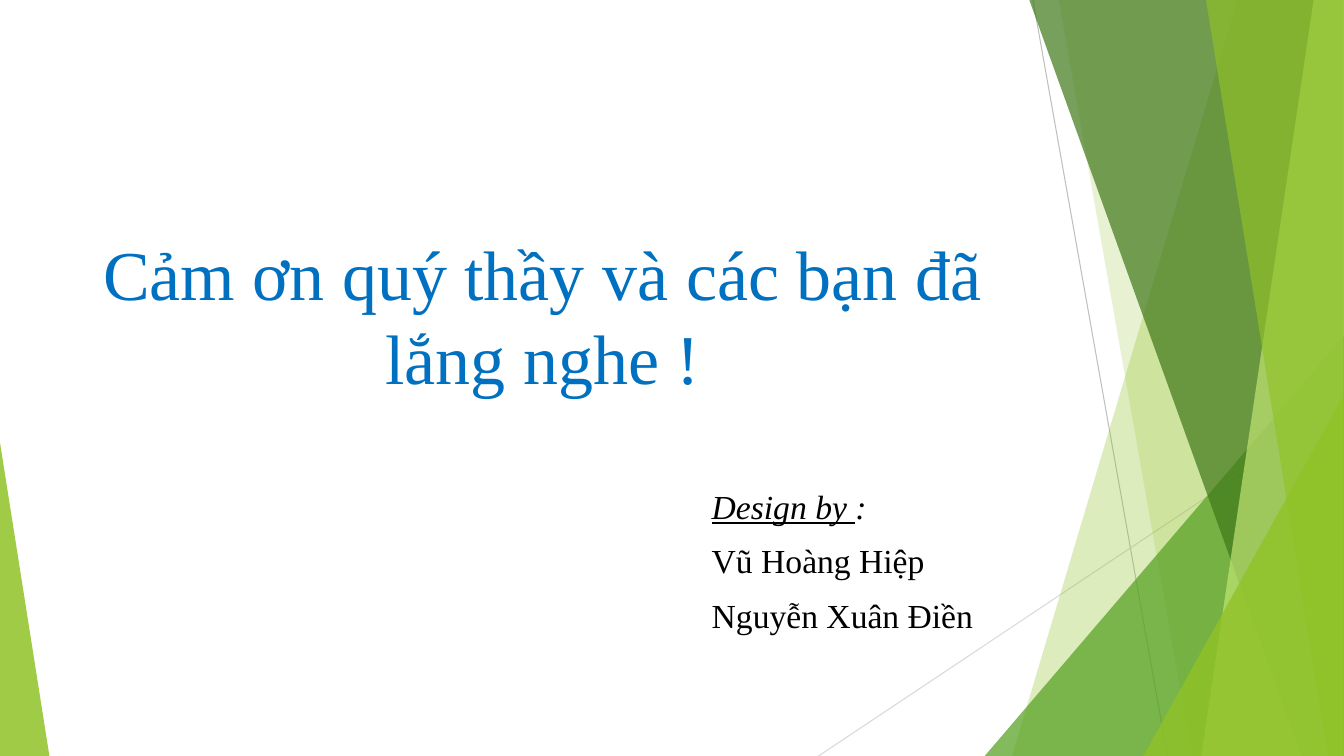
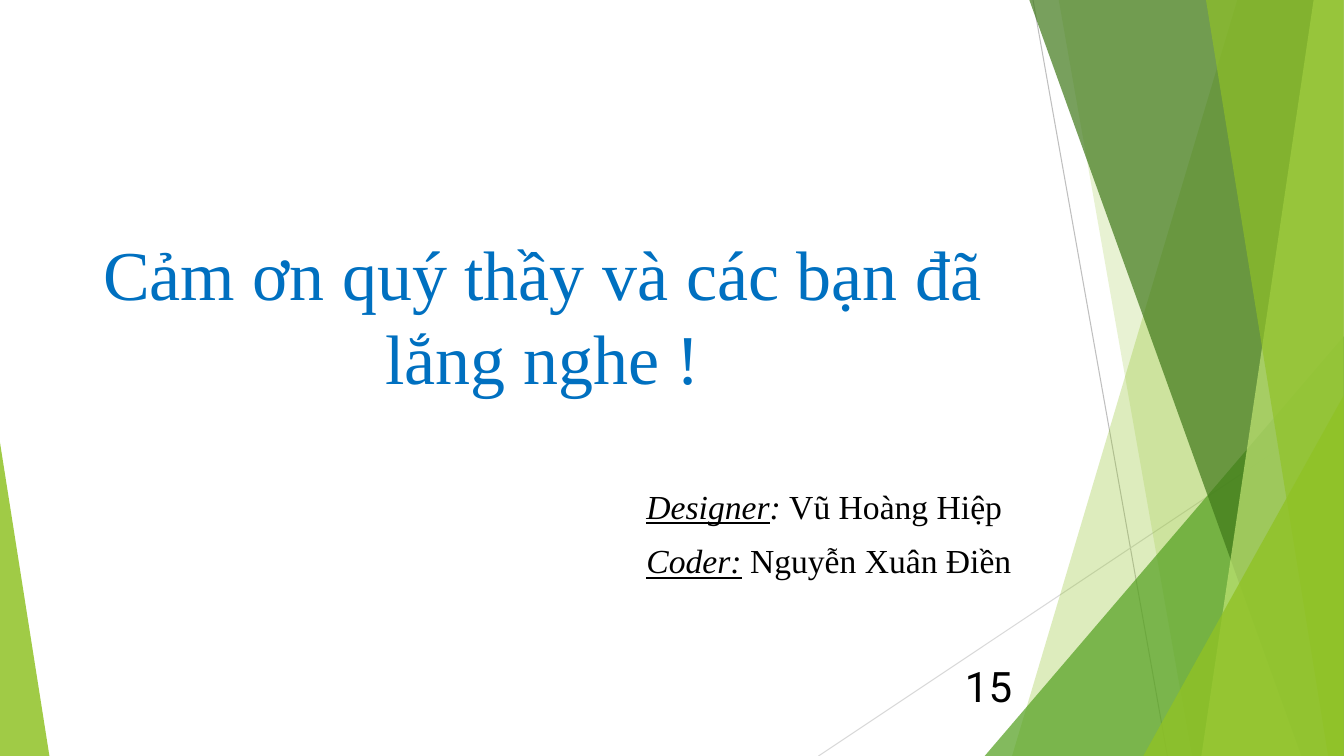
Before and after one commit to diennguyen99/-n-c-u-tr-c-d-li-u, a slide deck: slide 15 of DoAnCTDL.pptx (slide 11 before the commit). Drawn at 1344x756 pixels with LibreOffice and Linux fonts; fonts in the diff are those of the drawing. Boxes give left, top, right and bottom in pixels: in the first picture for what was removed or moved away, otherwise in the second. Text is boxed around its words. In the diff, an @@ line names an element or a change of style, - is before the commit and + after.

```diff
--- a/DoAnCTDL.pptx
+++ b/DoAnCTDL.pptx
@@ text at bbox=[646, 495, 1011, 580]: text changed @@
-Design by :
-Vũ Hoàng Hiệp
-Nguyễn Xuân Điền
+Designer: Vũ Hoàng Hiệp
+Coder: Nguyễn Xuân Điền
@@ page number added at bbox=[965, 672, 1012, 703], 30 pt, text #000000 @@
+15
```
Also in this commit, not shown: 10 other slides changed, 4 slides added, 1 other file.
